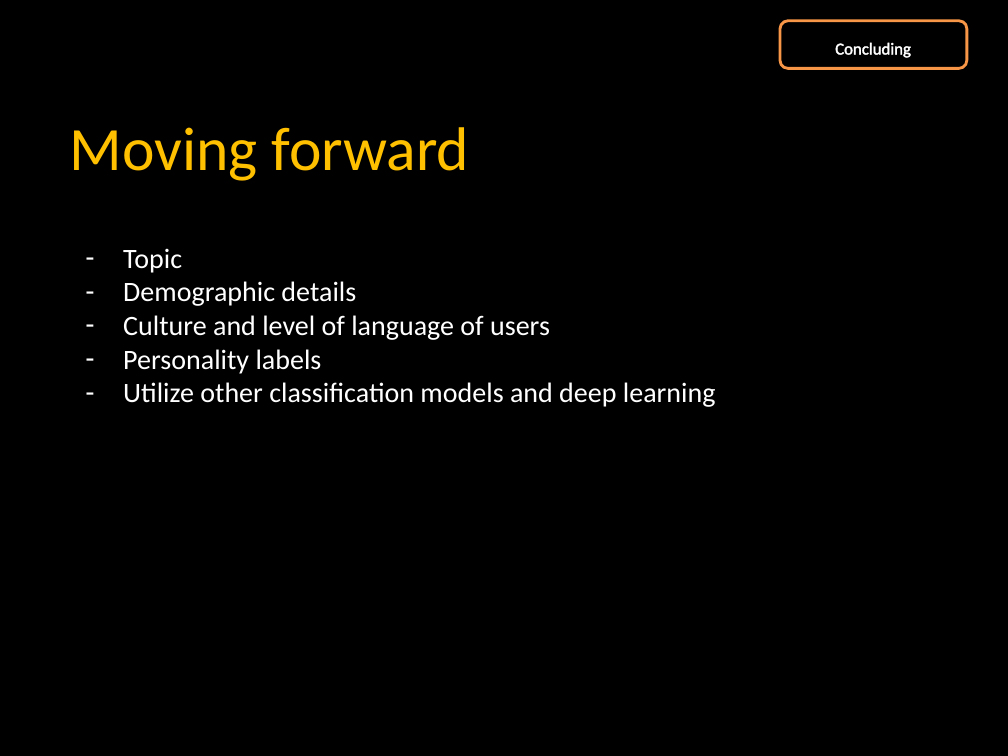
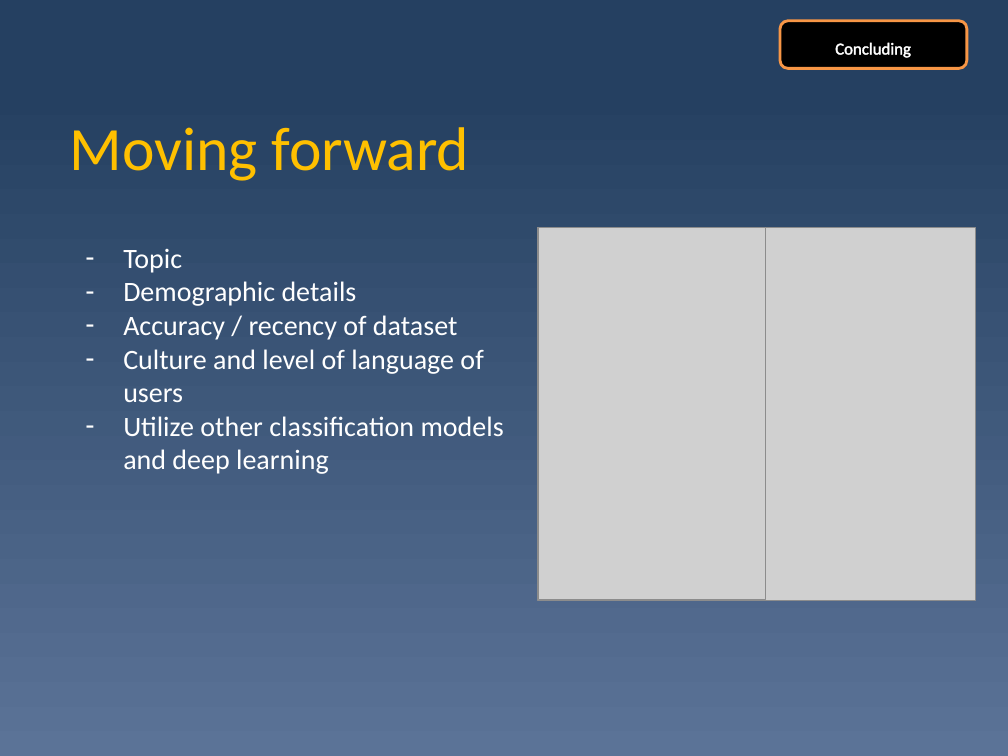
Before and after one commit to WeeYL/capstone, a slide deck: slide 28 of Personality analysis.pptx (slide 29 before the commit). Drawn at 1008x756 pixels with LibreOffice and Linux fonts; fonts in the diff are those of the drawing; grey boxes stand for pictures. Boxes give left, top, right and bottom in pixels: in the first picture for what was removed or moved away, otherwise in the second. Text is boxed around its words. In the diff, an @@ line names an element or a change of style, - is before the commit and + after.

```diff
--- a/Personality analysis.pptx
+++ b/Personality analysis.pptx
@@ background #000000 to gradient #254061 to #5B7397 @@
@@ picture added at <box>538,227,976,600</box> @@
@@ picture added at <box>538,227,766,599</box> @@
@@ text at <box>123,315,458,340</box>: paragraph added @@
+– Accuracy / recency of dataset
@@ text at <box>123,349,322,374</box>: paragraph removed @@
-– Personality labels
```
Also in this commit, not shown: 29 other slides changed, 2 slides added, 2 slides removed, 2 other files.
